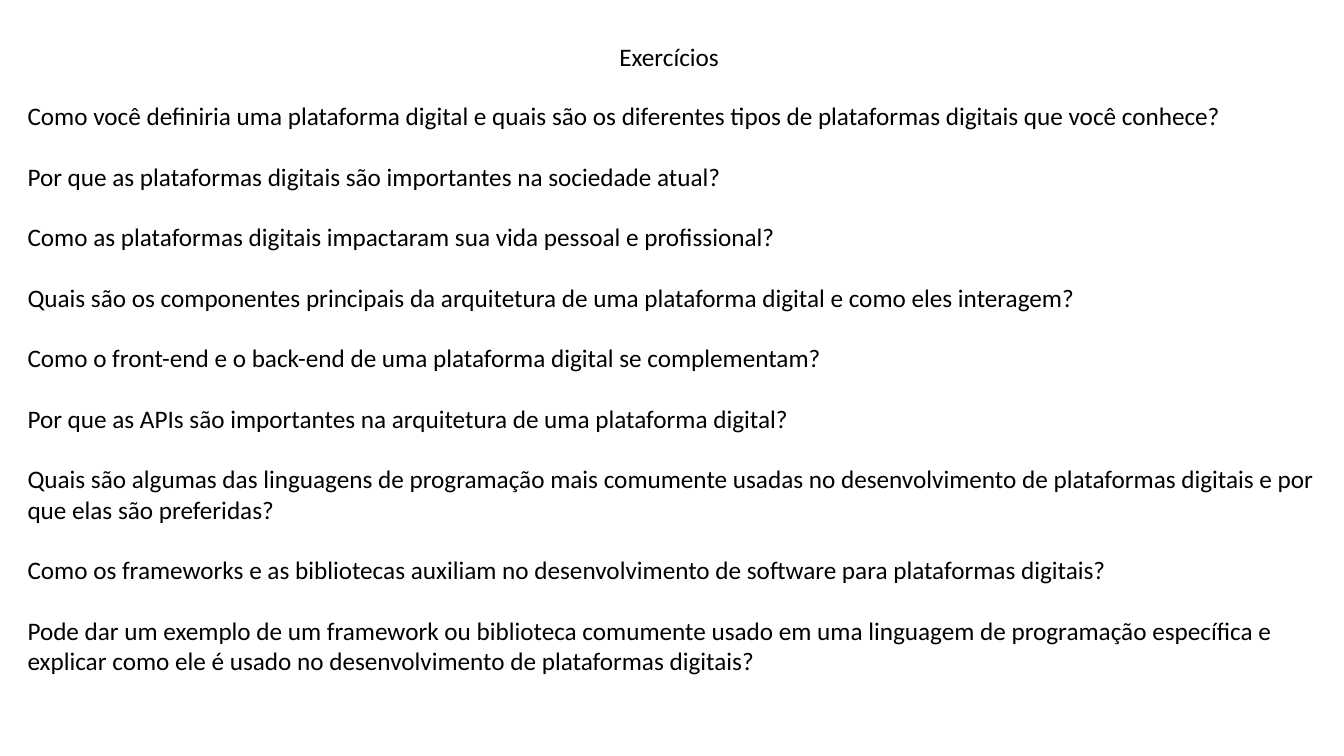
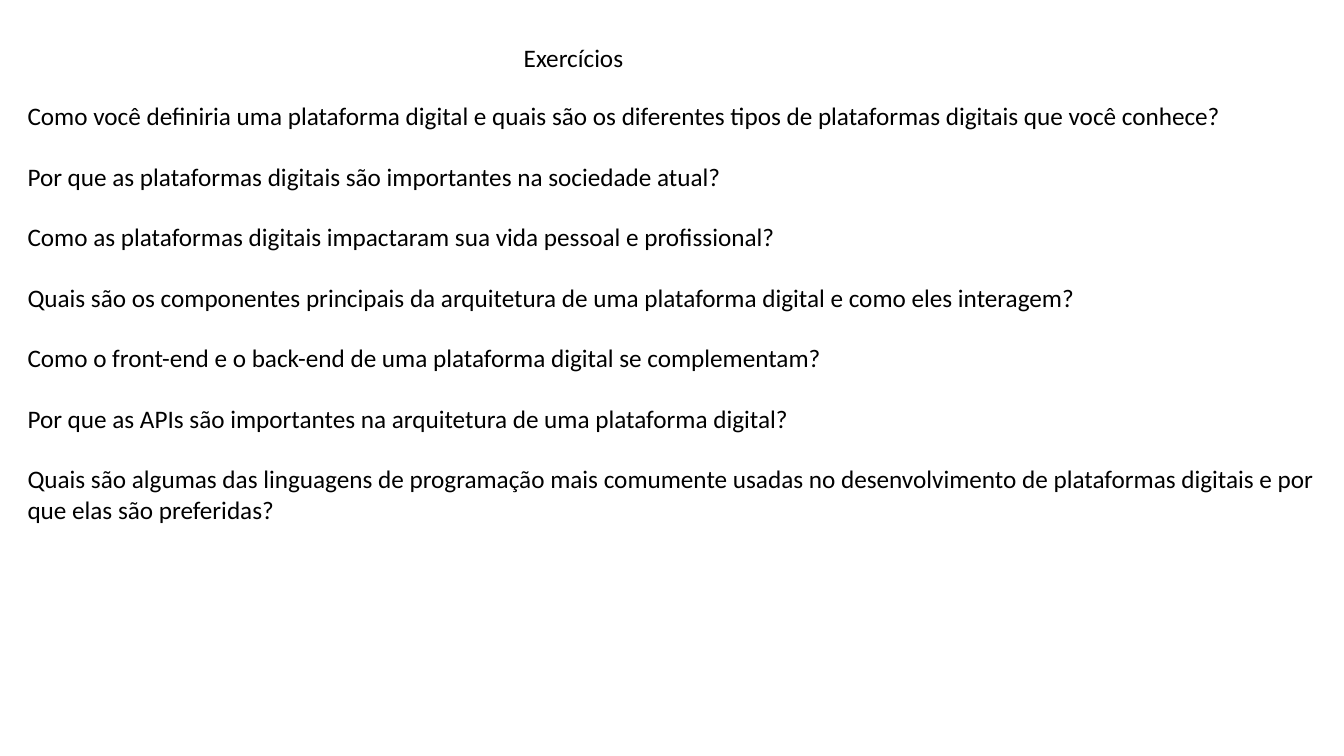
Before and after one commit to E-Mello/PS_Aulas, a slide deck: slide 14 of Aula_06_Plataformas_Digitais_Hipertextualidade_Multimídia_Mobilidade_e_Ubiquidade/Aula_06.pptx. Drawn at 1344x756 pixels with LibreOffice and Linux fonts; fonts in the diff are those of the drawing; background and template pictures are left out. Boxes give left, top, right and bottom in pixels: in the first picture for what was removed or moved away, otherwise in the second. Text is boxed around its words. In the diff, an @@ line names an element or a change of style, - is before the commit and + after.

```diff
--- a/Aula_06_Plataformas_Digitais_Hipertextualidade_Multimídia_Mobilidade_e_Ubiquidade/Aula_06.pptx
+++ b/Aula_06_Plataformas_Digitais_Hipertextualidade_Multimídia_Mobilidade_e_Ubiquidade/Aula_06.pptx
@@ text "Exercícios": place and size @@
-text "Exercícios" at [619,48,718,67]
+text "Exercícios" at [524,49,623,67]
@@ text at [28,561,1271,675]: paragraphs removed @@
-Como os frameworks e as bibliotecas auxiliam no desenvolvimento de software para plataformas digitais?
-Pode dar um exemplo de um framework ou biblioteca comumente usado em uma linguagem de programação específica e explicar como ele é usado no desenvolvimento de plataformas digitais?
```
Also in this commit, not shown: 6 other slides changed, 2 other files.
